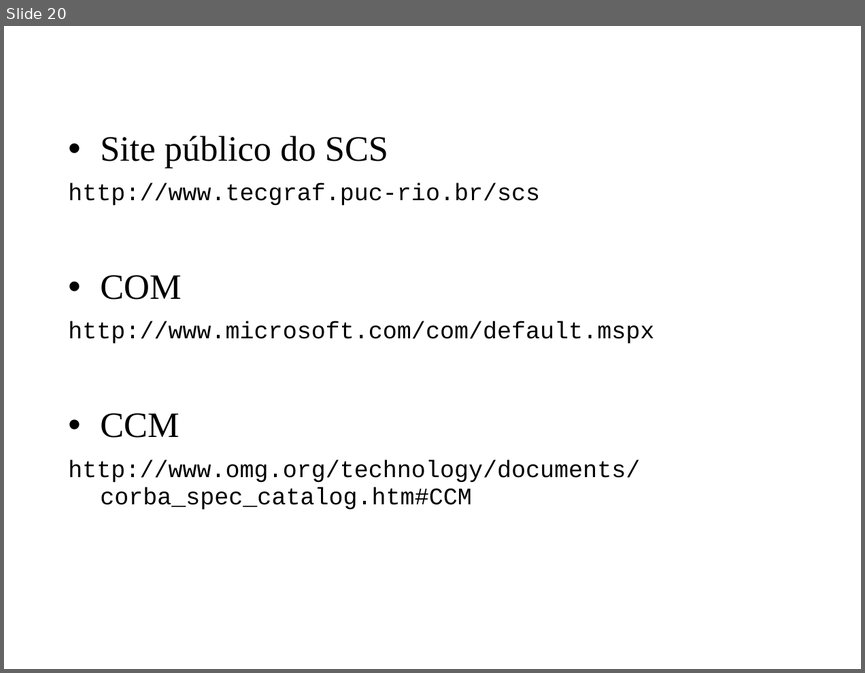
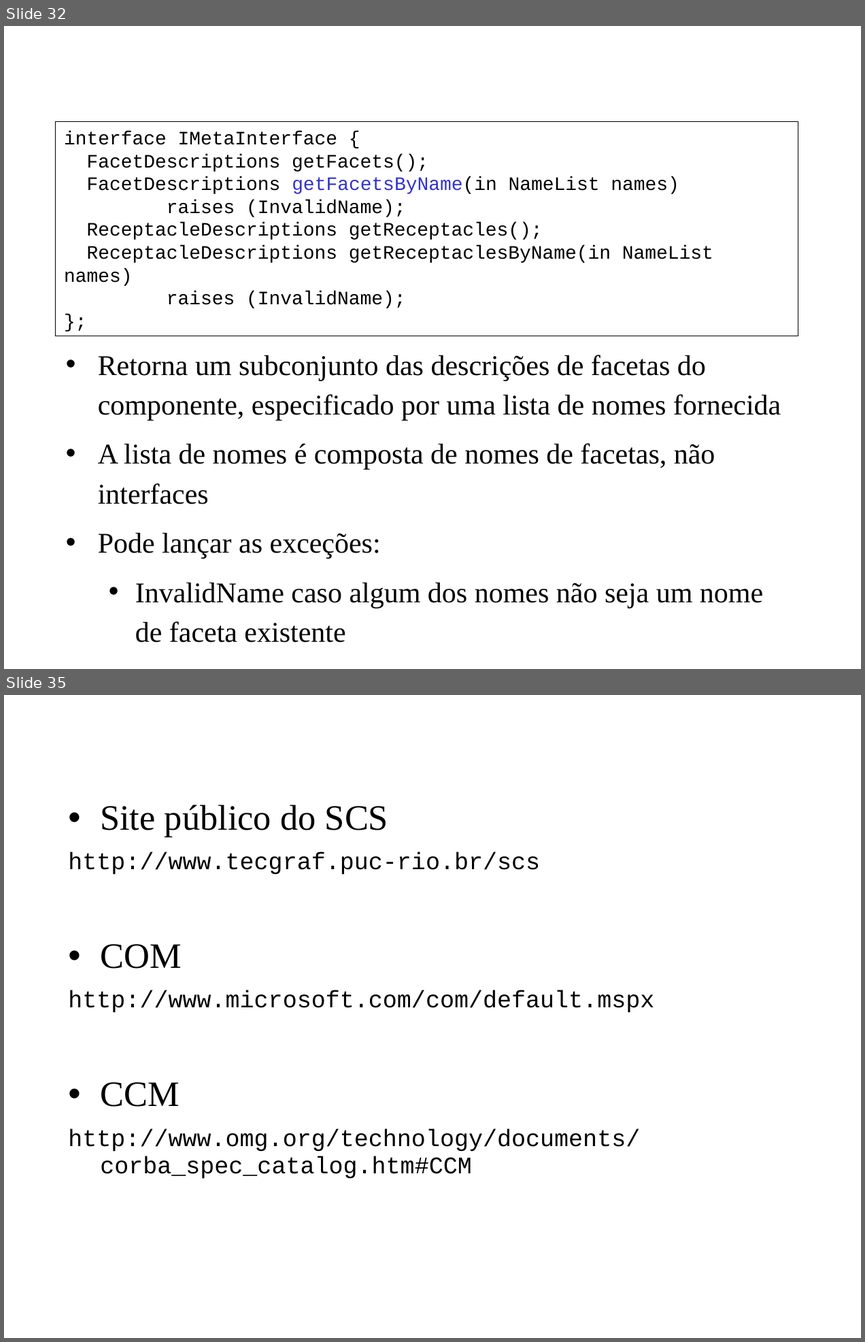
Before and after one commit to amadeubarbosa/openbus-core, a slide deck: docs/cursos/developer/7.SCS.ppt. Shown one above the other, each under a label of ours: slide 20 before the commit, slides 32 and 35 after it; the slides between them are not shown. The pictures are 865x673 and 865x1342 pixels, drawn with LibreOffice and Linux fonts; fonts in the diff are those of the drawing; background and template pictures are left out. Boxes give left, top, right and bottom in pixels: in the first picture for what was removed or moved away, otherwise in the second. Text is boxed around its words. In the diff, an @@ line names an element or a change of style, - is before the commit and + after.

```diff
--- a/docs/cursos/developer/7.SCS.ppt
+++ b/docs/cursos/developer/7.SCS.ppt
@@ slide 32 added at bbox=[4, 26, 861, 669], background #FFFFFF @@
@@ text added at bbox=[66, 26, 794, 99], 28 pt, text #FFFFFF, bold @@
+Faceta IMetaInterface
@@ rectangle added at bbox=[56, 121, 798, 335], outline #000000 0.74 pt, 16 pt, text #000000 @@
+interface IMetaInterface {
+FacetDescriptions getFacets();
+FacetDescriptions getFacetsByName(in NameList names)
+raises (InvalidName);
+ReceptacleDescriptions getReceptacles();
+ReceptacleDescriptions getReceptaclesByName(in NameList names)
+raises (InvalidName);
+};
@@ text added at bbox=[98, 354, 781, 642], 24 pt, text #000000 @@
+• Retorna um subconjunto das descrições de facetas do componente, especificado por uma lista de nomes fornecida
+• A lista de nomes é composta de nomes de facetas, não interfaces
+• Pode lançar as exceções:
+  • InvalidName caso algum dos nomes não seja um nome de faceta existente
@@ what was slide 20 is now slide 35 @@
```
Also in this commit, not shown: 10 slides changed, 16 other slides added, 2 slides removed, 36 other files.
